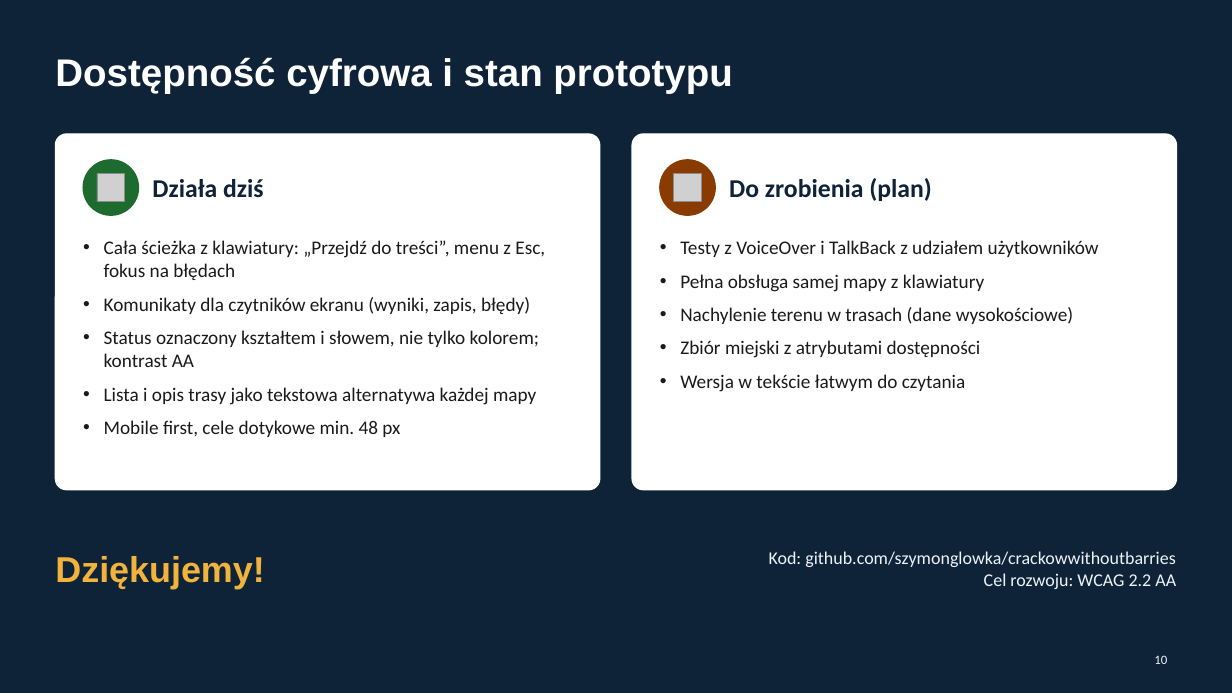
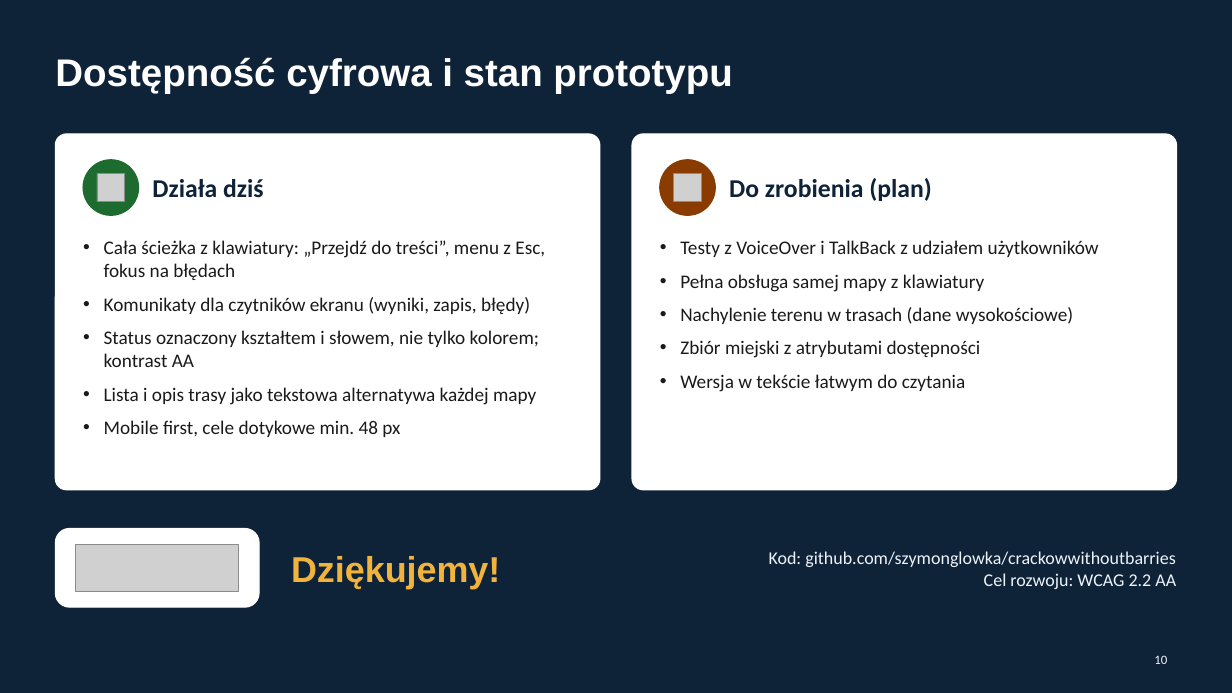
Before and after one commit to szymonglowka/crackowwithoutbarries, a slide deck: slide 10 of docs/pitch/BezProgu-prezentacja.pptx. Drawn at 1232x693 pixels with LibreOffice and Linux fonts; fonts in the diff are those of the drawing; grey boxes stand for pictures. Boxes give left, top, right and bottom in pixels: in the first picture for what was removed or moved away, otherwise in the second. Text is boxed around its words. In the diff, an @@ line names an element or a change of style, - is before the commit and + after.

```diff
--- a/docs/pitch/BezProgu-prezentacja.pptx
+++ b/docs/pitch/BezProgu-prezentacja.pptx
@@ rounded rectangle added at (55,529,259,607), fill #FFFFFF, outline #FFFFFF 1 pt @@
@@ picture added at (76,544,238,592) @@
@@ text "Dziękujemy!": place and size @@
-text "Dziękujemy!" at (55,556,264,589)
+text "Dziękujemy!" at (291,556,500,589)
```
Also in this commit, not shown: 9 other slides changed, 1 other file.
